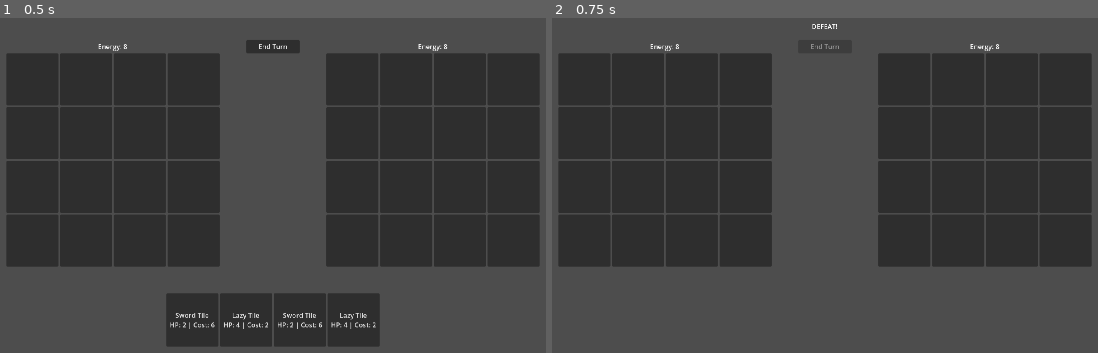
Above: before the commit, frames 1-2 (left to right).
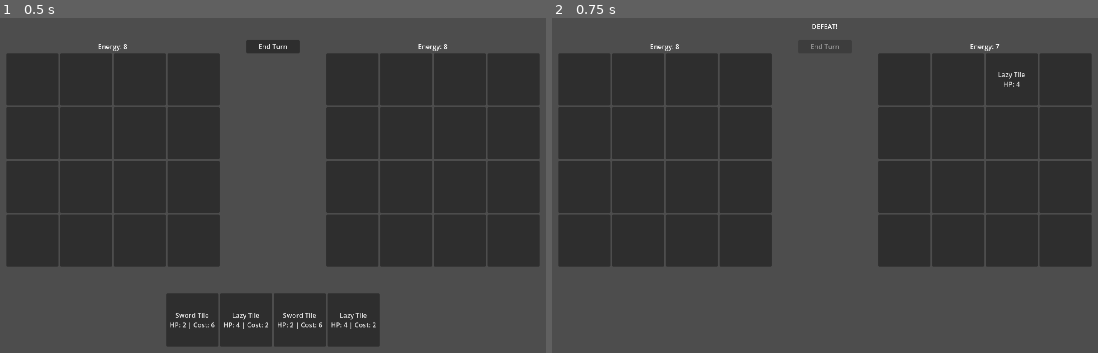
Above: after the commit, the same moments.

Repository: desyatkas/tilegrave
Game: Godot game, scene res://scenes/main.tscn
Two runs of this game, one before a commit and one after it. Both use one fixed random seed, a clock stepped at 60 frames per second and the inputs below.
Inputs:
- Up to frame 1 (0.5 s): no input
- Up to frame 2 (0.75 s): click "End Turn" at 0.5 s

Frame 1 is identical in both runs. In frame 2, less than 0.1% of the frame differs, in the area x 81-87%, y 7-21%.

Commit message:
fix: shop offer should become sold out when bought

Diff:
--- a/scripts/main.gd
+++ b/scripts/main.gd
@@ -46,7 +46,7 @@
 	):
 		return
 
-	shop_view.refill_offer(offer_index, game.player_energy)
+	shop_view.consume_offer(offer_index)
 	player_bv.refresh()
 	update_ui()
 
@@ -67,6 +67,8 @@
 	game.resolve_abilities(game.player_bs)
 	game.player_bs.advance_turn()
 	game.regenerate_energy(game.player_bs)
+	run_enemy_turn()
+	enemy_has_taken_turn = true
 	player_bv.refresh()
 	enemy_bv.refresh()
 
@@ -74,11 +76,7 @@
 		update_ui()
 		return
 
-	run_enemy_turn()
-	enemy_has_taken_turn = true
-	player_bv.refresh()
-	enemy_bv.refresh()
-	check_game_over()
+	shop_view.refresh_offers(game.player_energy)
 	update_ui()
 
 
--- a/scripts/shop_offer.gd
+++ b/scripts/shop_offer.gd
@@ -36,5 +36,18 @@
 
 
 func update_affordability(available_energy: int) -> void:
+	if definition == null:
+		affordable = false
+		disabled = true
+		return
+
 	affordable = definition.cost <= available_energy
 	disabled = not affordable
+
+
+func mark_sold_out() -> void:
+	definition = null
+	affordable = false
+	disabled = true
+	text = "SOLD OUT"
+	tooltip_text = ""
--- a/scripts/shop_view.gd
+++ b/scripts/shop_view.gd
@@ -44,3 +44,18 @@
 
 	if not affordable_tiles.is_empty():
 		offers[0].setup(affordable_tiles.pick_random(), 0, available_energy)
+
+
+func consume_offer(idx: int) -> void:
+	if idx < 0 or idx >= offers.size():
+		return
+
+	offers[idx].mark_sold_out()
+
+
+func refresh_offers(available_energy: int) -> void:
+	for idx in range(offers.size()):
+		offers[idx].setup(tile_pool.pick_random(), idx, available_energy)
+
+	ensure_affordable_offer(available_energy)
+	update_energy(available_energy)
